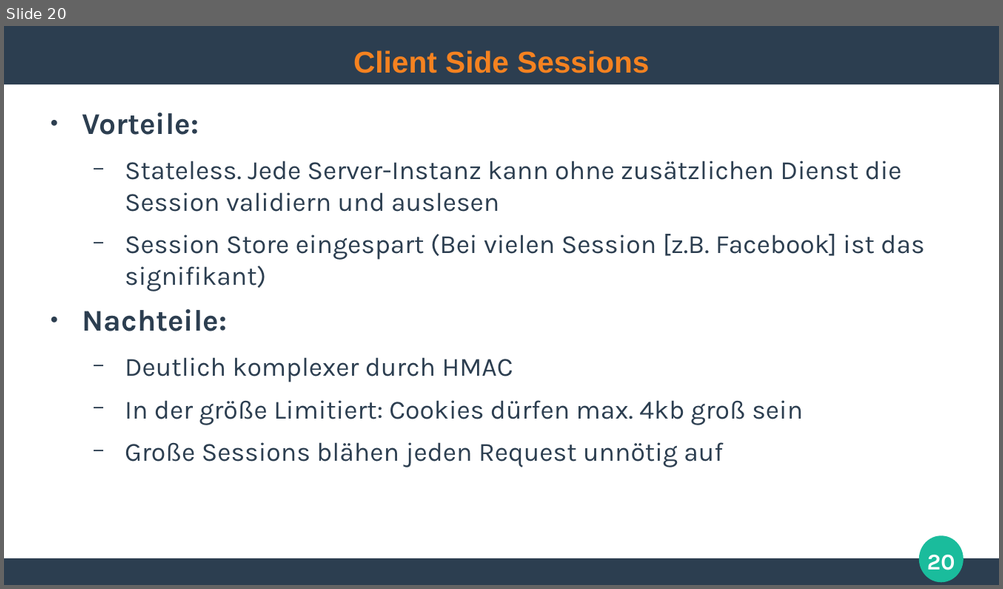
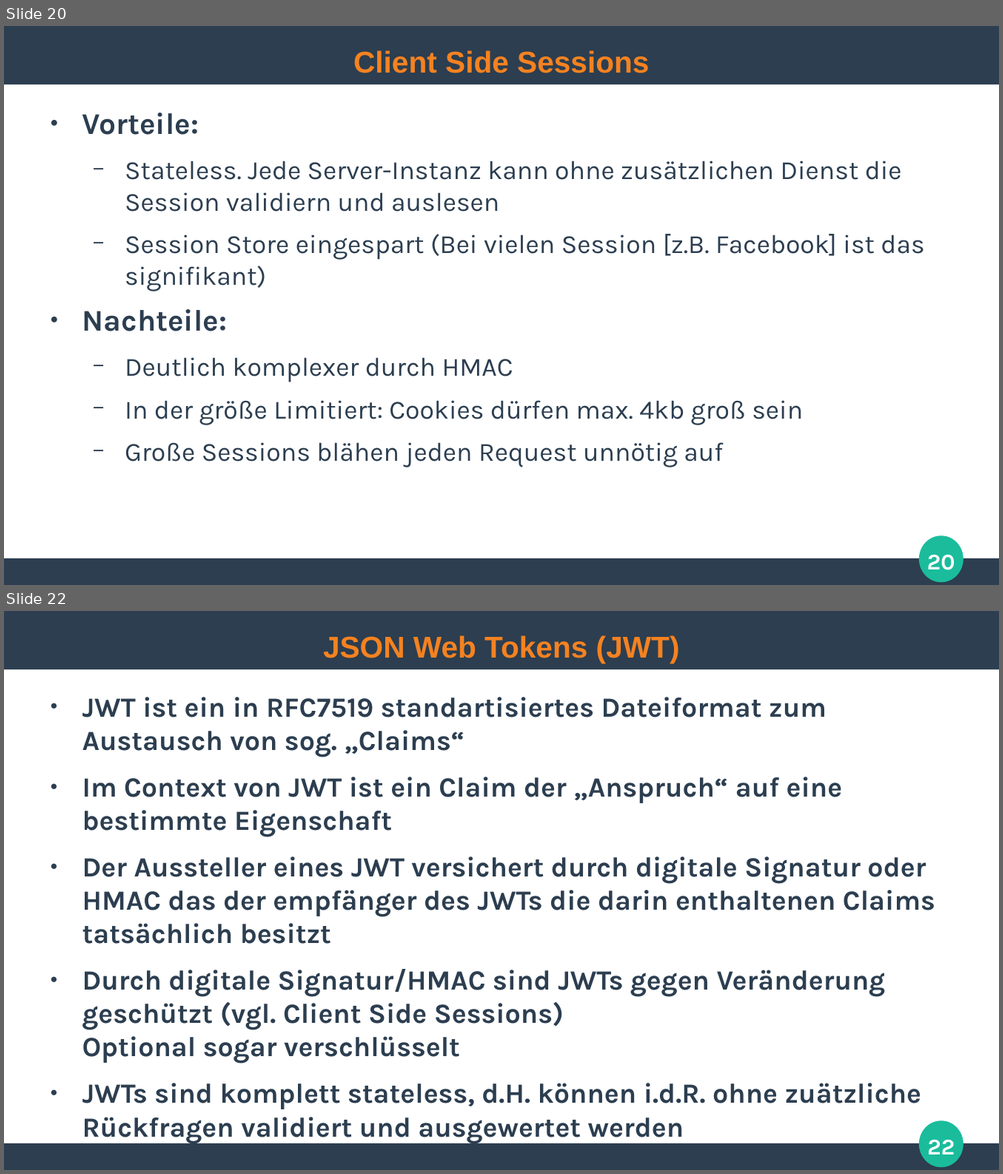
Before and after one commit to ghandmann/HS-AlbSig-WebAnwendungen2, a slide deck: Kapitel/07_Authentication.odp. Shown one above the other, each under a label of ours: slide 20 before the commit, slides 20 and 22 after it; the slides between them are not shown. The pictures are 1003x589 and 1003x1174 pixels, drawn with LibreOffice and Linux fonts; fonts in the diff are those of the drawing. Boxes give left, top, right and bottom in pixels: in the first picture for what was removed or moved away, otherwise in the second. Text is boxed around its words. In the diff, an @@ line names an element or a change of style, - is before the commit and + after.

Commit message:
Added JSON Web Token section, needs refinement

```diff
--- a/Kapitel/07_Authentication.odp
+++ b/Kapitel/07_Authentication.odp
@@ slide 22 added at (4, 611, 999, 1170), background #FFFFFF; not listed: 3 template elements that a slide beside it also shows @@
@@ title added at (323, 635, 680, 664), 24 pt, text #F58220, bold @@
+JSON Web Tokens (JWT)
@@ text added at (82, 697, 935, 1144), 22.2 pt, text #2C3E50, bold @@
+● JWT ist ein in RFC7519 standartisiertes Dateiformat zum Austausch von sog. „Claims“
+● Im Context von JWT ist ein Claim der „Anspruch“ auf eine bestimmte Eigenschaft
+● Der Aussteller eines JWT versichert durch digitale Signatur oder HMAC das der empfänger des JWTs die darin enthaltenen Claims tatsächlich besitzt
+● Durch digitale Signatur/HMAC sind JWTs gegen Veränderung geschützt (vgl. Client Side Sessions)
+  Optional sogar verschlüsselt
+● JWTs sind komplett stateless, d.H. können i.d.R. ohne zuätzliche Rückfragen validiert und ausgewertet werden
+  − Ausnahme: Shared Secret bzw. anfordern des Public Key zu einer Signatur
@@ page number added at (927, 1140, 954, 1155), 18 pt, text #FFFFFF, bold @@
+22
```
Also in this commit, not shown: 9 other slides added.
